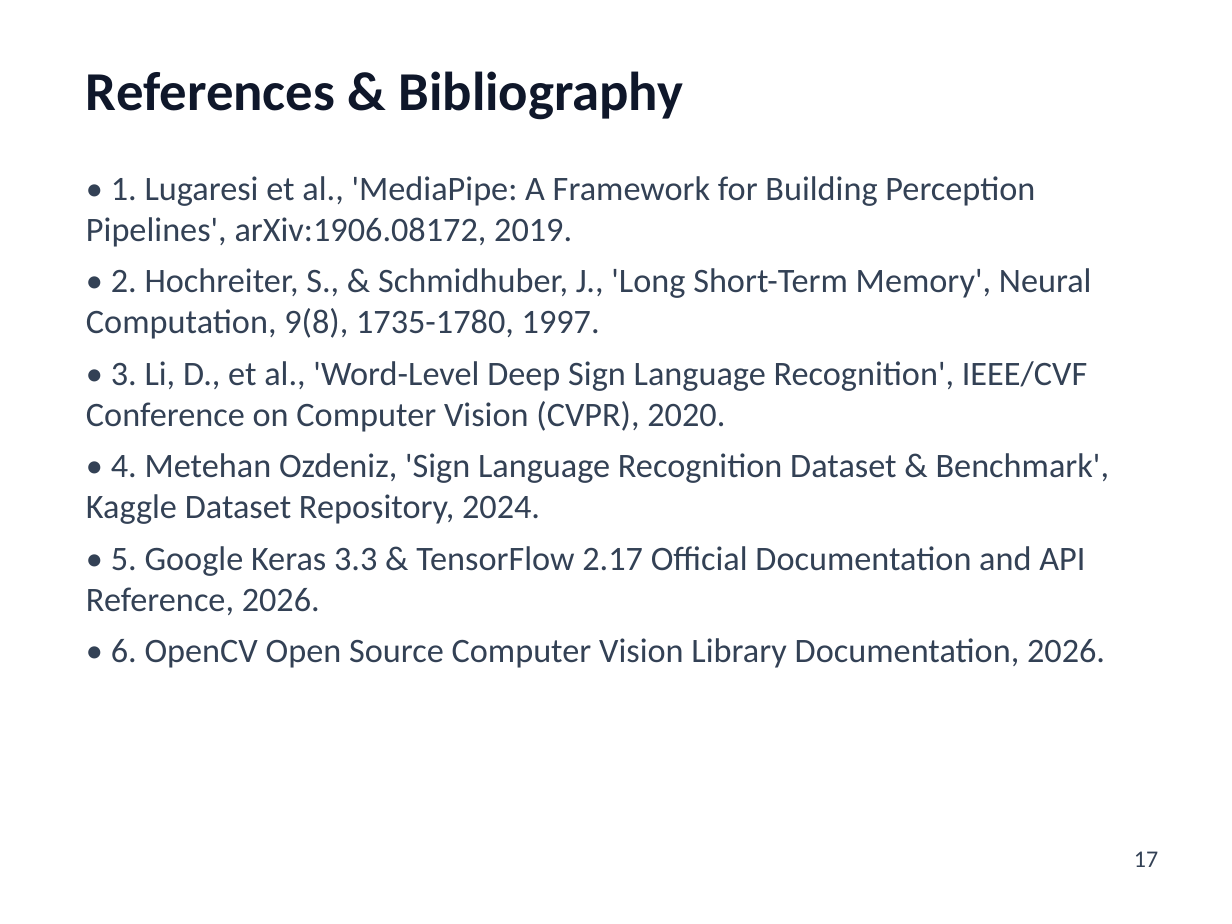
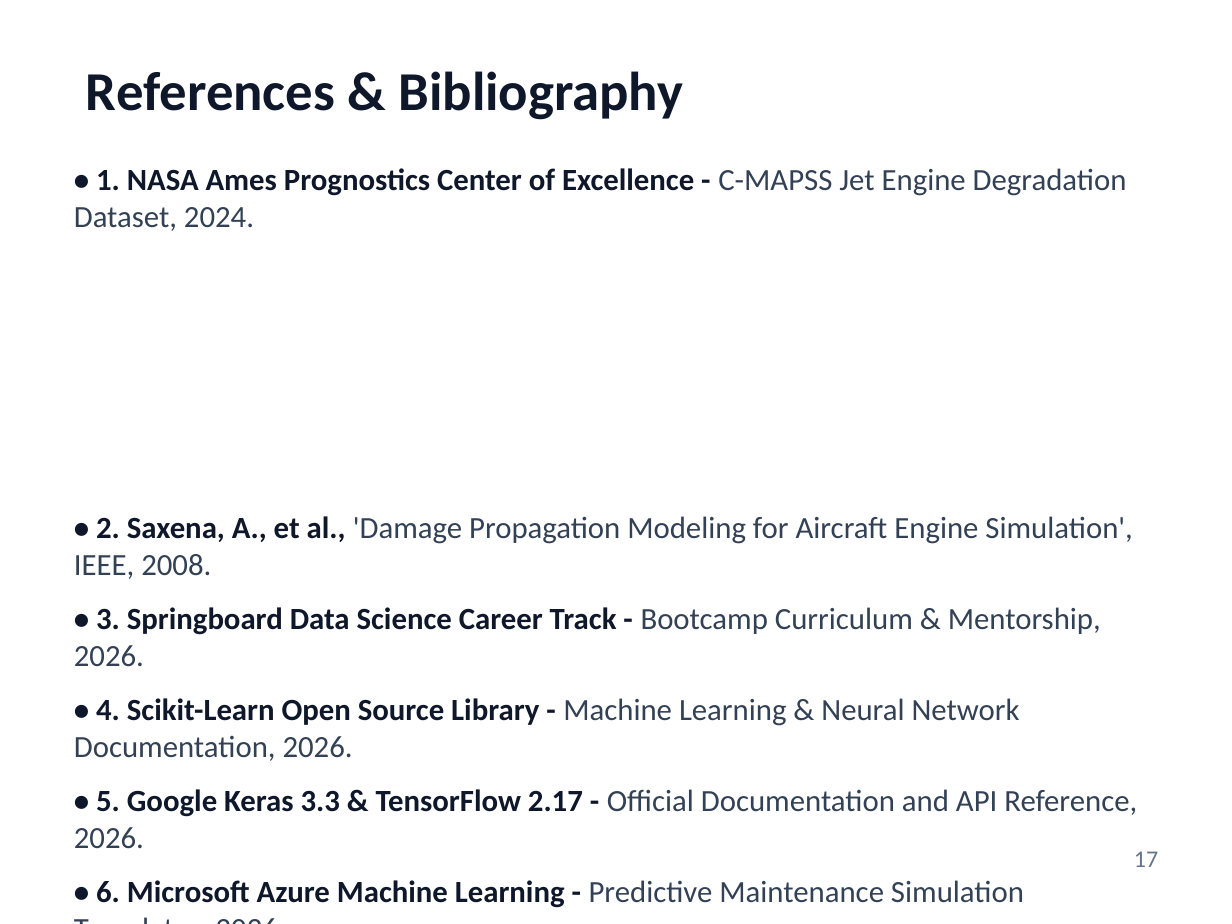
Before and after one commit to PiyushTiwari2051/Predictive-Master, a slide deck: slide 17 of Internship Presentation PPTs Template Final.pptx. Drawn at 1232x924 pixels with LibreOffice and Linux fonts; fonts in the diff are those of the drawing. Boxes give left, top, right and bottom in pixels: in the first picture for what was removed or moved away, otherwise in the second. Text is boxed around its words. In the diff, an @@ line names an element or a change of style, - is before the commit and + after.

```diff
--- a/Internship Presentation PPTs Template Final.pptx
+++ b/Internship Presentation PPTs Template Final.pptx
@@ text at (x1=74, y1=168, x2=1137, y2=908): text changed; size 20 to 18 pt @@
-• 1. Lugaresi et al., 'MediaPipe: A Framework for Building Perception Pipelines', arXiv:1906.08172, 2019.
-• 2. Hochreiter, S., & Schmidhuber, J., 'Long Short-Term Memory', Neural Computation, 9(8), 1735-1780, 1997.
-• 3. Li, D., et al., 'Word-Level Deep Sign Language Recognition', IEEE/CVF Conference on Computer Vision (CVPR), 2020.
-• 4. Metehan Ozdeniz, 'Sign Language Recognition Dataset & Benchmark', Kaggle Dataset Repository, 2024.
-• 5. Google Keras 3.3 & TensorFlow 2.17 Official Documentation and API Reference, 2026.
-• 6. OpenCV Open Source Computer Vision Library Documentation, 2026.
+• 1. NASA Ames Prognostics Center of Excellence - C-MAPSS Jet Engine Degradation Dataset, 2024.
+• 2. Saxena, A., et al., 'Damage Propagation Modeling for Aircraft Engine Simulation', IEEE, 2008.
+• 3. Springboard Data Science Career Track - Bootcamp Curriculum & Mentorship, 2026.
+• 4. Scikit-Learn Open Source Library - Machine Learning & Neural Network Documentation, 2026.
+• 5. Google Keras 3.3 & TensorFlow 2.17 - Official Documentation and API Reference, 2026.
+• 6. Microsoft Azure Machine Learning - Predictive Maintenance Simulation Templates, 2026.
@@ text "17" at (x1=1134, y1=851, x2=1158, y2=867): text colour #334155 to #64748B @@
```
Also in this commit, not shown: 15 other slides changed, 1 slide added, 1 slide removed, 1 other file.
